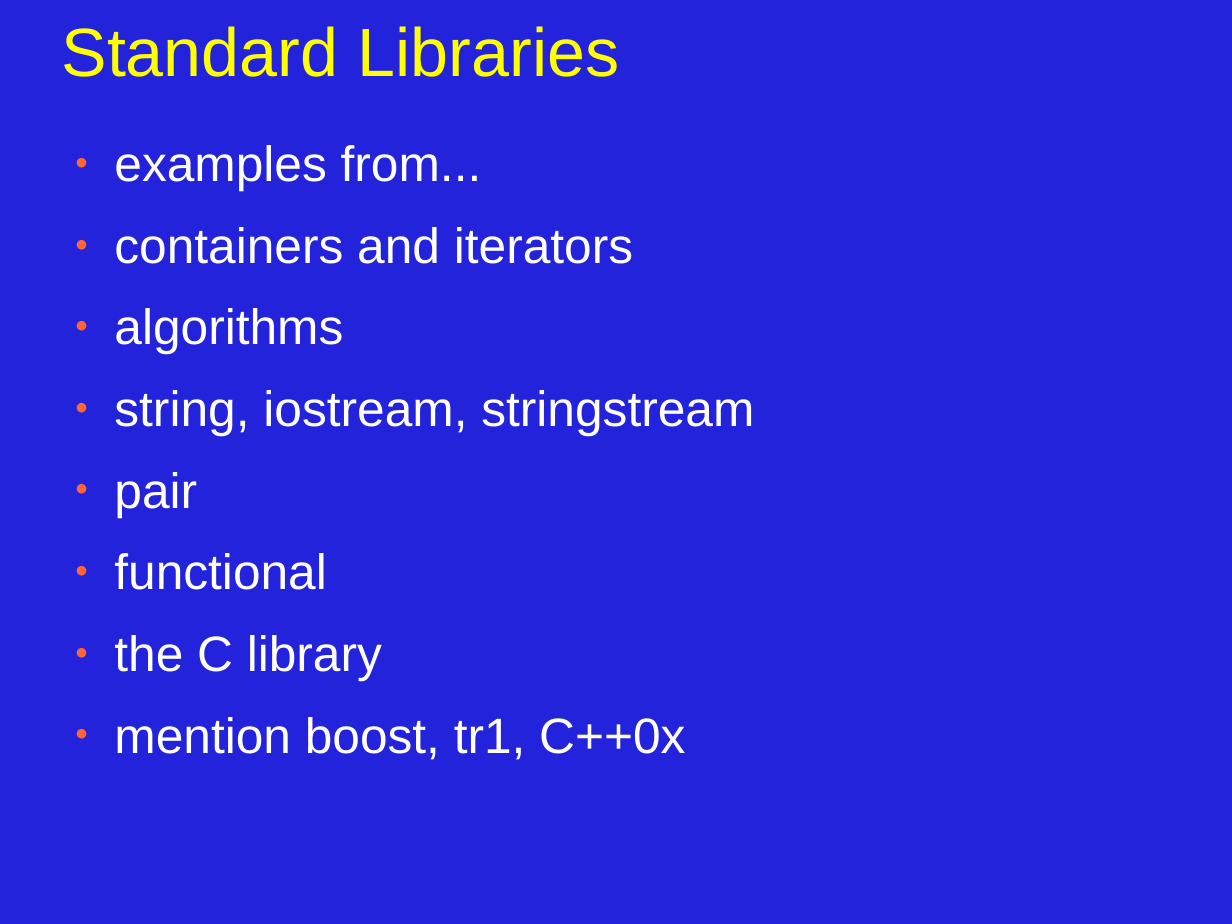
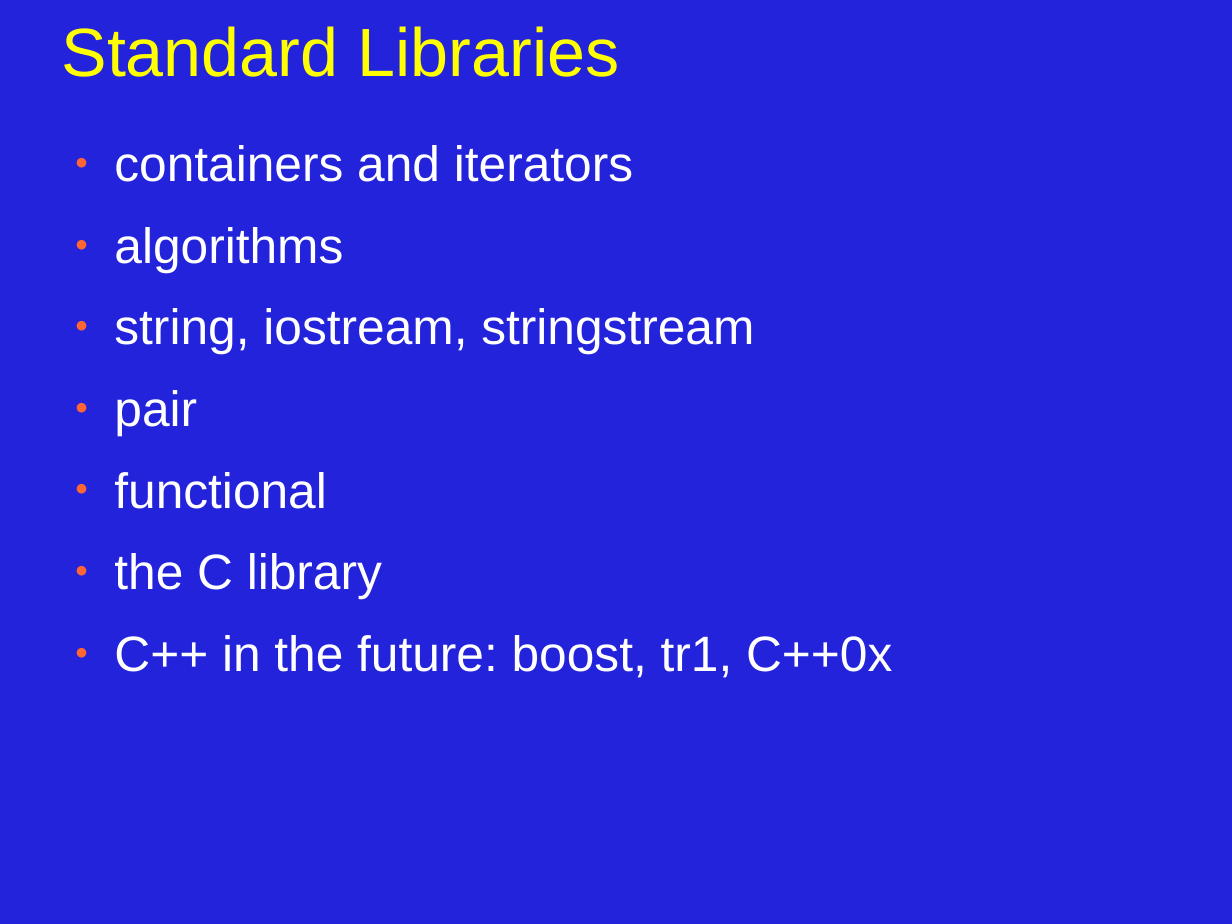
Before and after one commit to JonJagger/two-day-courses, a slide deck: slide 1 of cppf/07_Standard_Libraries.odp. Drawn at 1232x924 pixels with LibreOffice and Linux fonts; fonts in the diff are those of the drawing. Boxes give left, top, right and bottom in pixels: in the first picture for what was removed or moved away, otherwise in the second. Text is boxed around its words. In the diff, an @@ line names an element or a change of style, - is before the commit and + after.

```diff
--- a/cppf/07_Standard_Libraries.odp
+++ b/cppf/07_Standard_Libraries.odp
@@ text at box(114, 145, 482, 191): paragraph removed @@
-● examples from...
@@ text at box(114, 635, 892, 678): text changed @@
-● mention boost, tr1, C++0x
+● C++ in the future: boost, tr1, C++0x
```
Also in this commit, not shown: 1 other slide changed, 11 slides added, 3 other files.
